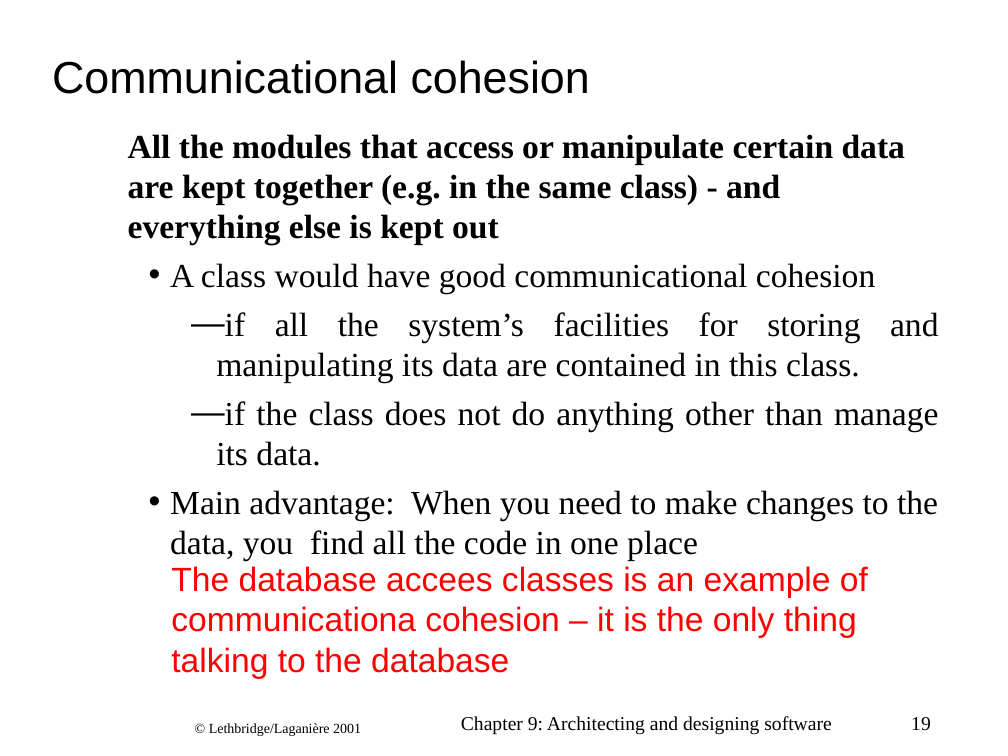
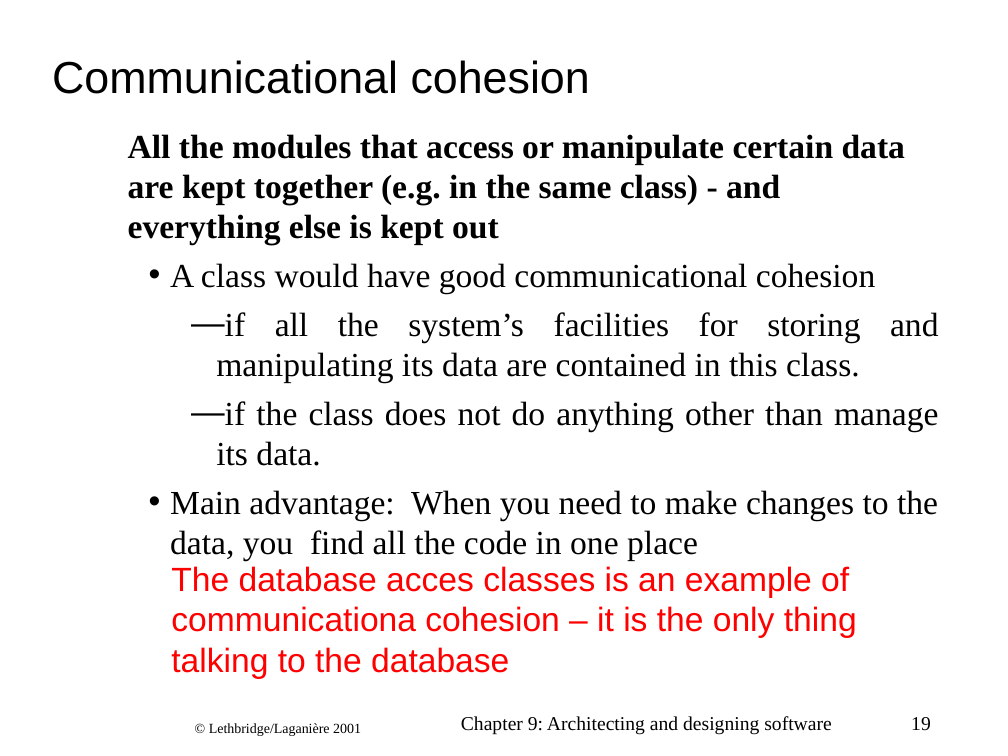
Before and after one commit to CphBusCosSem2/week9-14-Project-part-1, a slide deck: slide 19 of arch-LethbridgeLaganiere_ch09.ppt. Drawn at 1008x756 pixels with LibreOffice and Linux fonts; fonts in the diff are those of the drawing; background and template pictures are left out. Boxes give left, top, right and bottom in pixels: in the first picture for what was removed or moved away, otherwise in the second. Text is boxed around its words. In the diff, an @@ line names an element or a change of style, - is before the commit and + after.

```diff
--- a/arch-LethbridgeLaganiere_ch09.ppt
+++ b/arch-LethbridgeLaganiere_ch09.ppt
@@ text at (x1=171, y1=566, x2=857, y2=679): text changed @@
-The database accees classes is an example of communicationa cohesion – it is the only thing talking to the database
+The database acces classes is an example of communicationa cohesion – it is the only thing talking to the database
```
Also in this commit, not shown: 15 other slides changed, 1 slide added, 1 slide removed, 1 other file.
